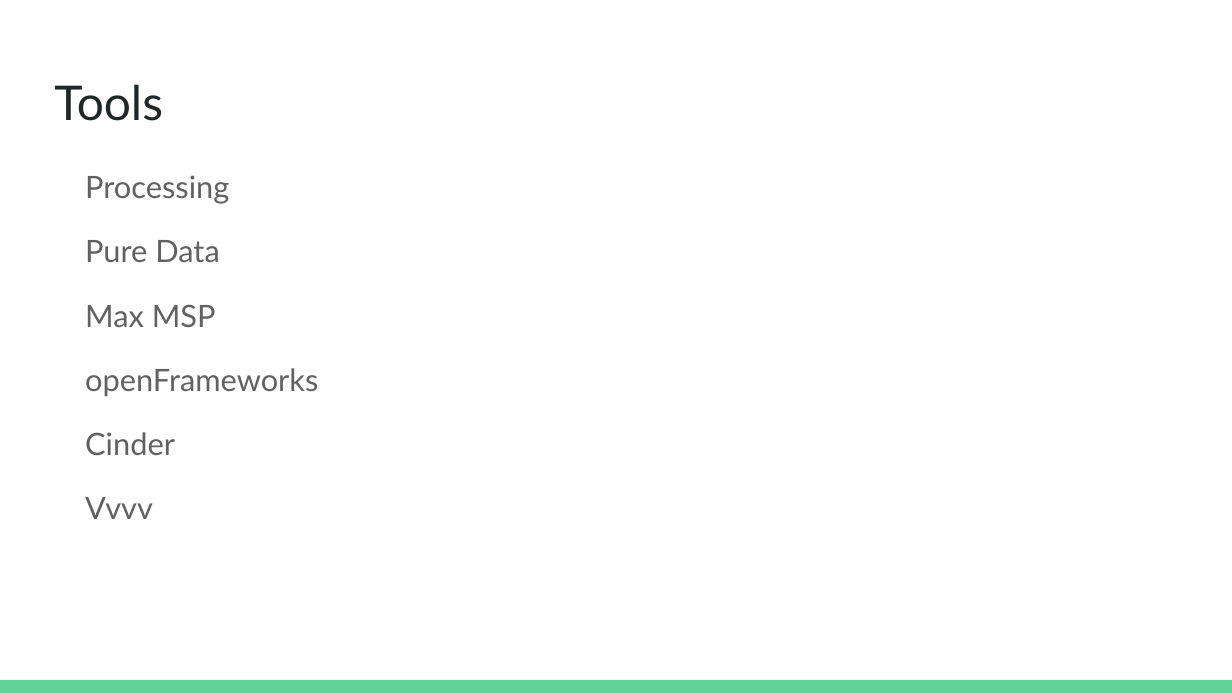
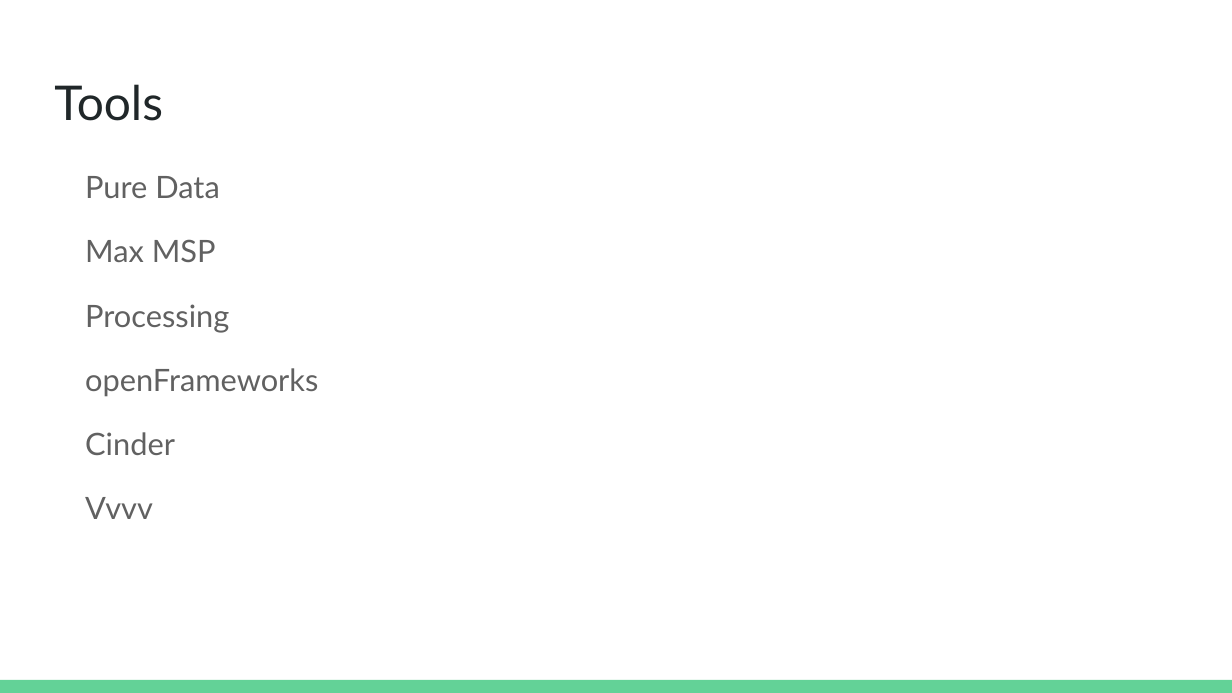
Before and after one commit to jbat100/sonosthesia-website, a slide deck: slide 7 of documents/presentation_2017.odp (slide 6 before the commit). Drawn at 1232x693 pixels with LibreOffice and Linux fonts; fonts in the diff are those of the drawing. Boxes give left, top, right and bottom in pixels: in the first picture for what was removed or moved away, otherwise in the second. Text is boxed around its words. In the diff, an @@ line names an element or a change of style, - is before the commit and + after.

```diff
--- a/documents/presentation_2017.odp
+++ b/documents/presentation_2017.odp
@@ text at [85, 175, 229, 204]: paragraph removed @@
-Processing
@@ text at [85, 304, 229, 333]: paragraph added @@
+Processing
```
Also in this commit, not shown: 3 other slides changed, 8 slides added, 2 slides removed.
